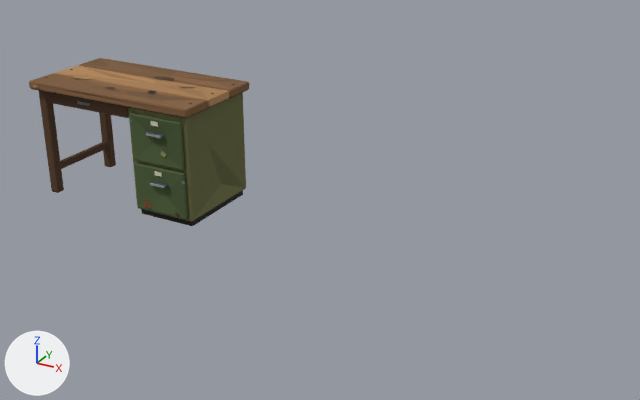
Two versions of the Blender file models/furniture/table_wood_pismennyy.blend, one commit apart.
The view is the same before and after, from a camera (50 mm lens) standing at (4.13, -4.1, 2.27) and looking at (1.91, -0.07, 0.26). Every picture has the same lights, and +X, +Y and +Z are marked at lower left. The first picture is the older version.

Names of what the first picture shows: 'table_wood_pismennyy_idle'.
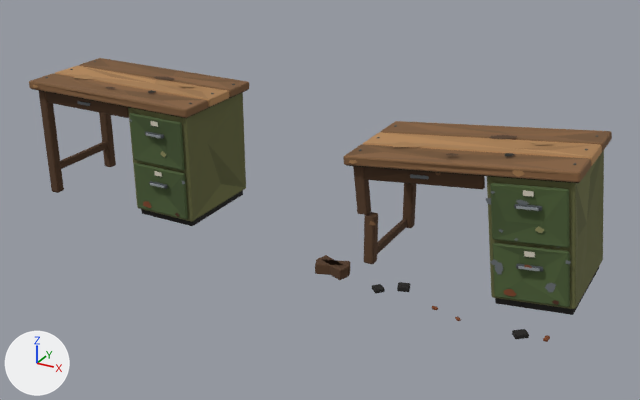
Where the change shows, as pixel boxes [x1, y1, x2, y2] in the pictures (640 x 400 px):
```json
{"object": "table_wood_pismennyy_broken", "change": "added", "after": [315, 121, 612, 342]}
```

The change, as JSON lines over the scene's bpy script:
```json
{"op": "add", "block": "me_table_wood_pismennyy_broken", "code": ["me_table_wood_pismennyy_broken = bpy.data.meshes.new('table_wood_pismennyy_broken')", "me_table_wood_pismennyy_broken.from_pydata(...)  # 1097 vertices, 1122 faces; spans x -0.753..0.564, y -0.546..0.325, z 0.0..0.794", "me_table_wood_pismennyy_broken.materials.append(mat_palette)  # picture img_palette_png"]}
{"op": "add", "block": "ob_table_wood_pismennyy_broken", "code": ["ob_table_wood_pismennyy_broken = bpy.data.objects.new('table_wood_pismennyy_broken', me_table_wood_pismennyy_broken)", "ob_table_wood_pismennyy_broken.location = (2.859, 0.0, 0.0)"]}
```
